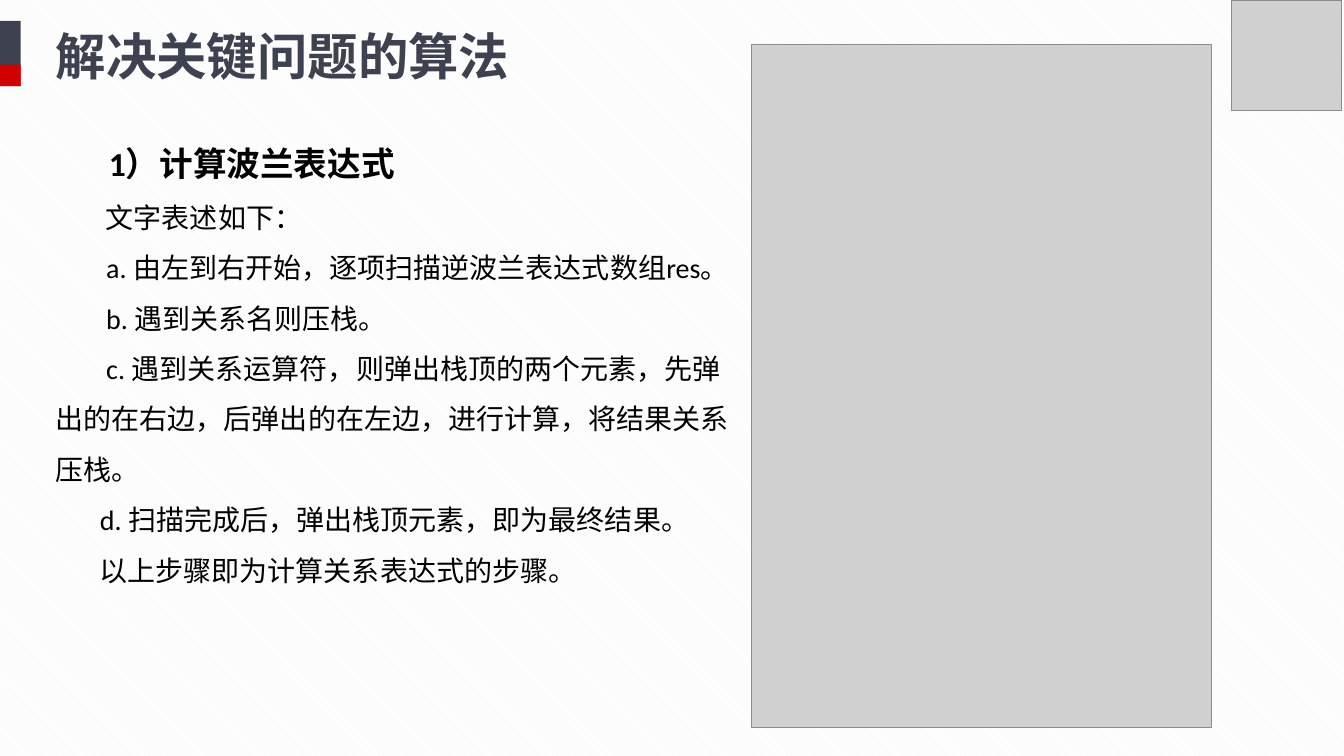
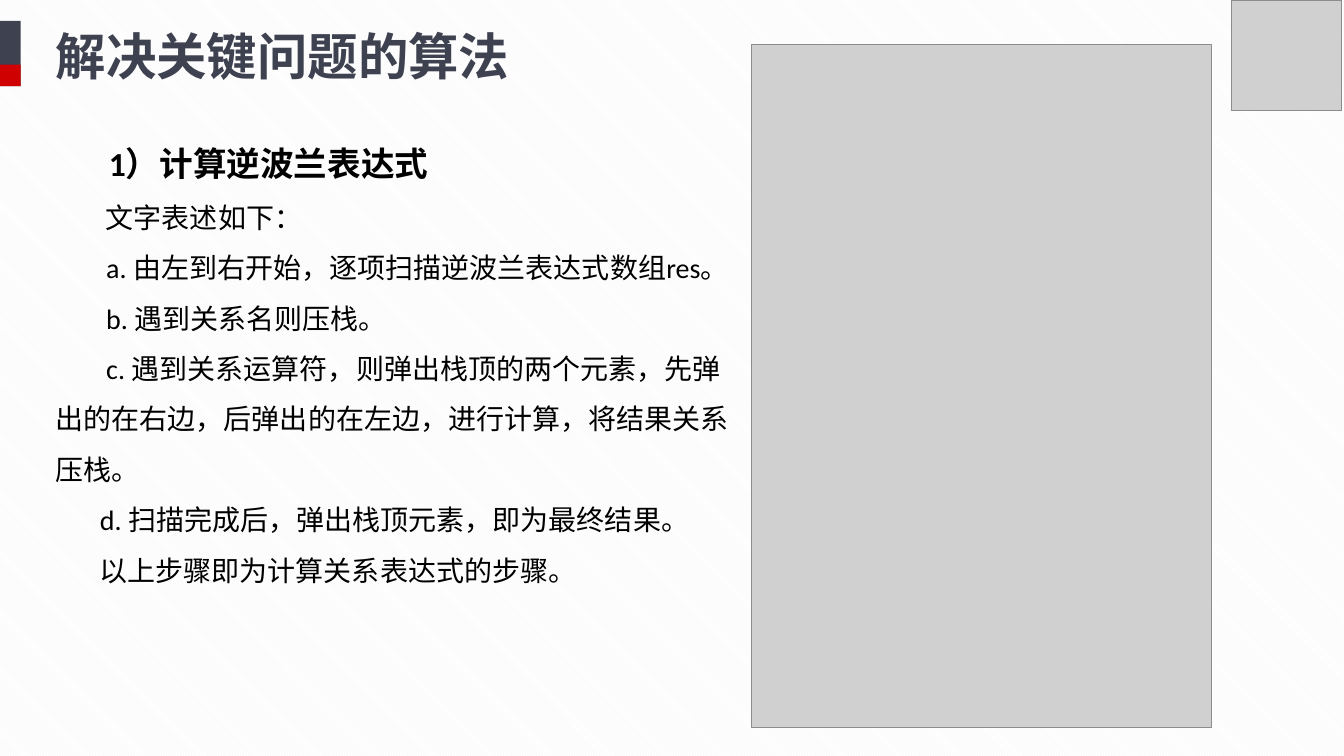
Before and after one commit to TuJin07/Relational-Algebra-Operation-System, a slide deck: slide 20 of doc/终期答辩.pptx. Drawn at 1344x756 pixels with LibreOffice and Linux fonts; fonts in the diff are those of the drawing; grey boxes stand for pictures. Boxes give left, top, right and bottom in pixels: in the first picture for what was removed or moved away, otherwise in the second. Text is boxed around its words. In the diff, an @@ line names an element or a change of style, - is before the commit and + after.

Commit message:
ppt

```diff
--- a/doc/终期答辩.pptx
+++ b/doc/终期答辩.pptx
@@ text at box(109, 149, 428, 180): text changed @@
-1）计算波兰表达式
+1）计算逆波兰表达式
```
Also in this commit, not shown: 1 other slide changed, 1 slide added, 1 slide removed.
